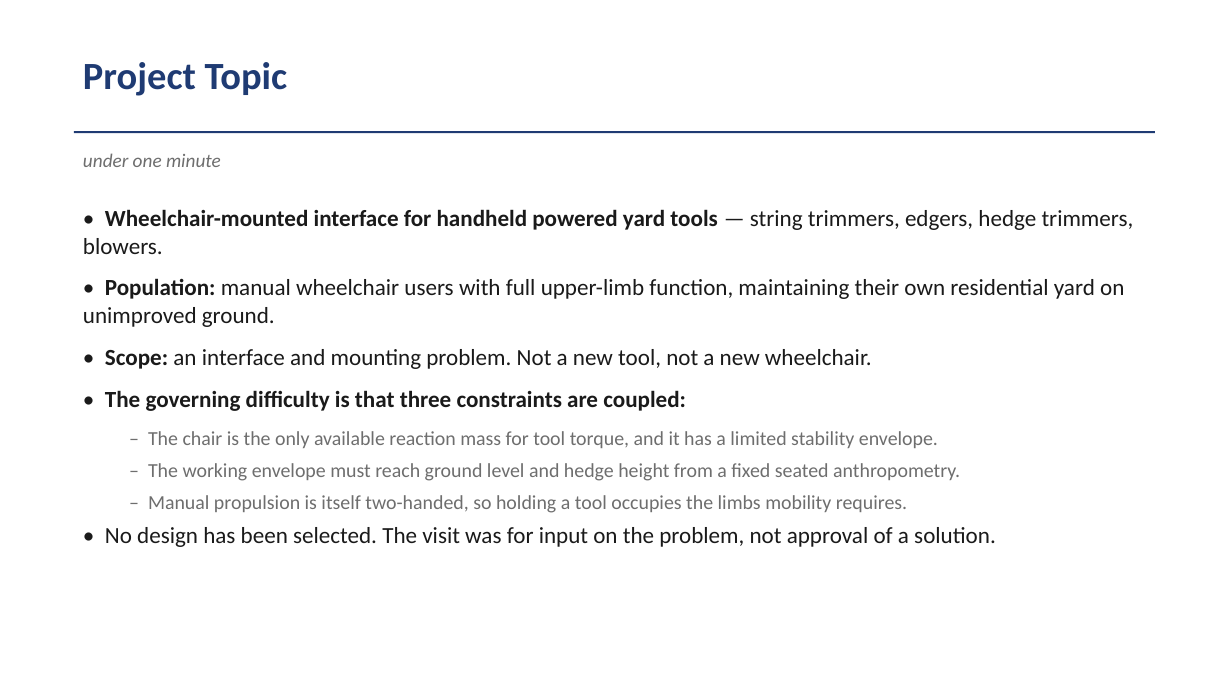
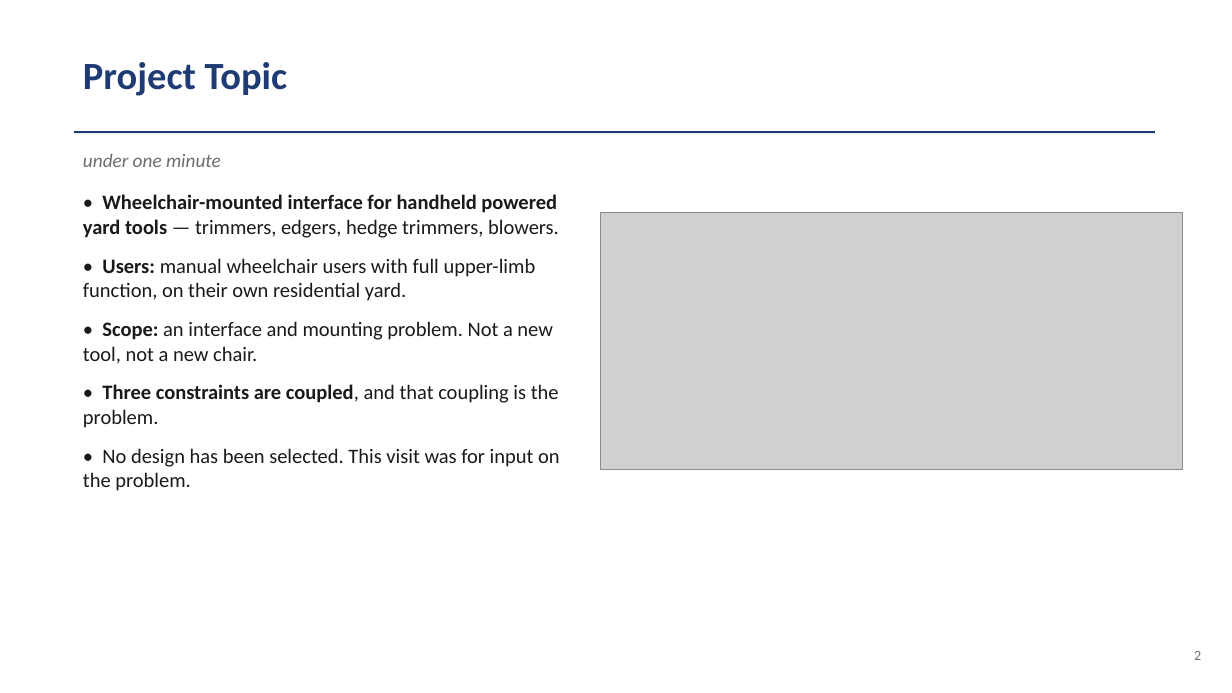
Before and after one commit to VanceVan/cccoding, a slide deck: slide 2 of module-10/Module_10_Rehab_Center_Experience.pptx. Drawn at 1232x693 pixels with LibreOffice and Linux fonts; fonts in the diff are those of the drawing; grey boxes stand for pictures. Boxes give left, top, right and bottom in pixels: in the first picture for what was removed or moved away, otherwise in the second. Text is boxed around its words. In the diff, an @@ line names an element or a change of style, - is before the commit and + after.

```diff
--- a/module-10/Module_10_Rehab_Center_Experience.pptx
+++ b/module-10/Module_10_Rehab_Center_Experience.pptx
@@ text at (83,194,560,491): text changed; size 18 to 16 pt @@
-• Wheelchair-mounted interface for handheld powered yard tools — string trimmers, edgers, hedge trimmers, blowers.
-• Population: manual wheelchair users with full upper-limb function, maintaining their own residential yard on unimproved ground.
-• Scope: an interface and mounting problem. Not a new tool, not a new wheelchair.
-• The governing difficulty is that three constraints are coupled:
-  – The chair is the only available reaction mass for tool torque, and it has a limited stability envelope.
-  – The working envelope must reach ground level and hedge height from a fixed seated anthropometry.
-  – Manual propulsion is itself two-handed, so holding a tool occupies the limbs mobility requires.
-• No design has been selected. The visit was for input on the problem, not approval of a solution.
+• Wheelchair-mounted interface for handheld powered yard tools — trimmers, edgers, hedge trimmers, blowers.
+• Users: manual wheelchair users with full upper-limb function, on their own residential yard.
+• Scope: an interface and mounting problem. Not a new tool, not a new chair.
+• Three constraints are coupled, and that coupling is the problem.
+• No design has been selected. This visit was for input on the problem.
@@ picture added at (601,213,1183,470) @@
@@ text added at (1194,651,1201,660), 11 pt, text #6E6E6E @@
+2
```
Also in this commit, not shown: 11 other slides changed, 10 other files.
